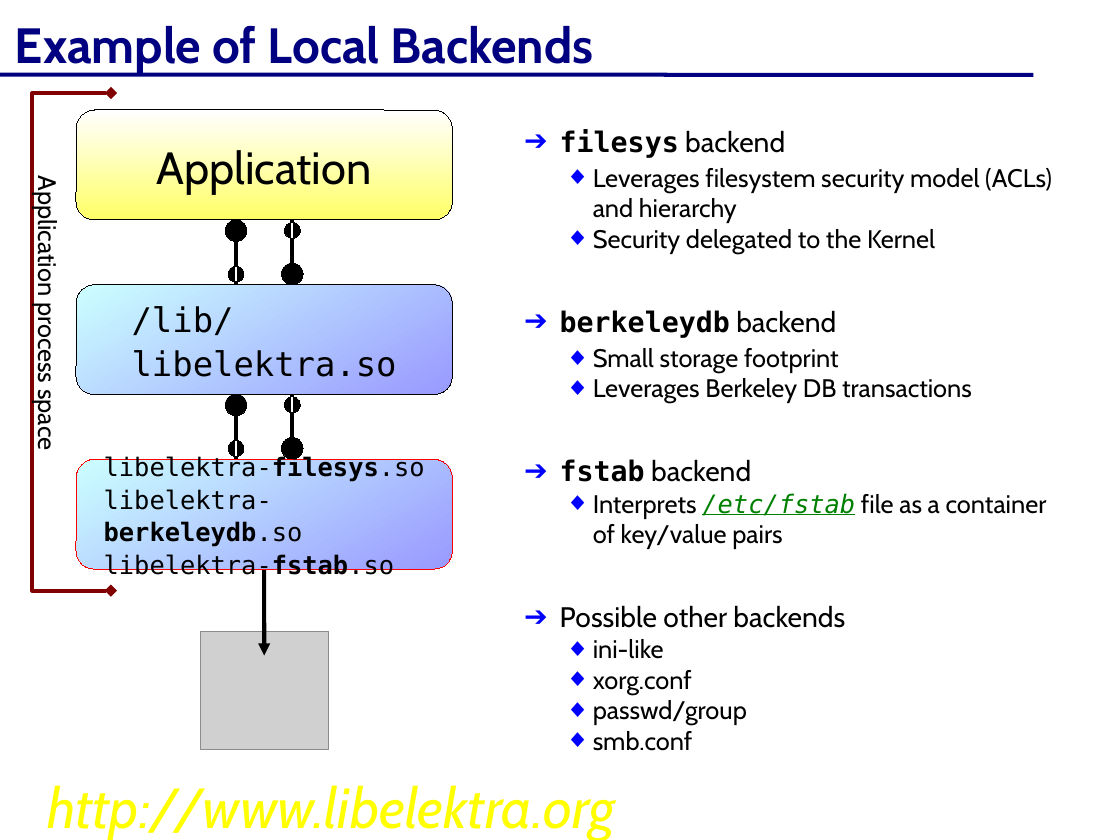
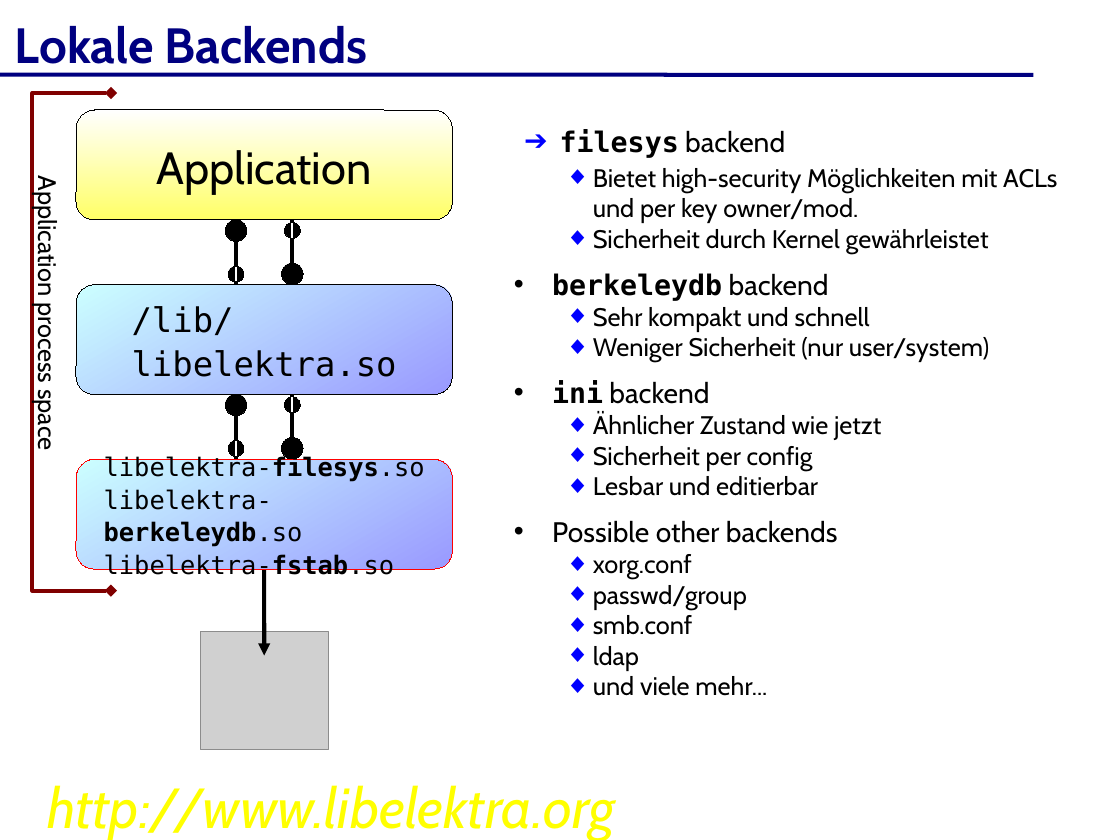
Before and after one commit to ElektraInitiative/libelektra, a slide deck: slide 19 of doc/elektra-de.odp. Drawn at 1120x840 pixels with LibreOffice and Linux fonts; fonts in the diff are those of the drawing; grey boxes stand for pictures; background and template pictures are left out. Boxes give left, top, right and bottom in pixels: in the first picture for what was removed or moved away, otherwise in the second. Text is boxed around its words. In the diff, an @@ line names an element or a change of style, - is before the commit and + after.

```diff
--- a/doc/elektra-de.odp
+++ b/doc/elektra-de.odp
@@ text at [15, 26, 368, 74]: text changed @@
-Example of Local Backends
+Lokale Backends
@@ text at [593, 168, 1057, 254]: text changed @@
-  ◆ Leverages filesystem security model (ACLs) and hierarchy
-  ◆ Security delegated to the Kernel
+  ◆ Bietet high-security Möglichkeiten mit ACLs und per key owner/mod.
+  ◆ Sicherheit durch Kernel gewährleistet
@@ text at [552, 273, 838, 543]: alignment justified to left; bullet ➔ to •; line spacing 1 to 1.07; less space between paragraphs; bullet colour #0000FF to #000000 @@
@@ text at [552, 307, 989, 496]: text changed @@
-  ◆ Small storage footprint
-  ◆ Leverages Berkeley DB transactions
-➔ fstab backend
-  ◆ Interprets /etc/fstab file as a container of key/value pairs
+  ◆ Sehr kompakt und schnell
+  ◆ Weniger Sicherheit (nur user/system)
+• ini backend
+  ◆ Ähnlicher Zustand wie jetzt
+  ◆ Sicherheit per config
+  ◆ Lesbar und editierbar
@@ text at [593, 639, 664, 659]: paragraph removed @@
-  ◆ ini-like
@@ text at [593, 646, 767, 696]: paragraphs added @@
+  ◆ ldap
+  ◆ und viele mehr...
```
Also in this commit, not shown: 25 other slides changed, 12 slides added, 11 slides removed.
